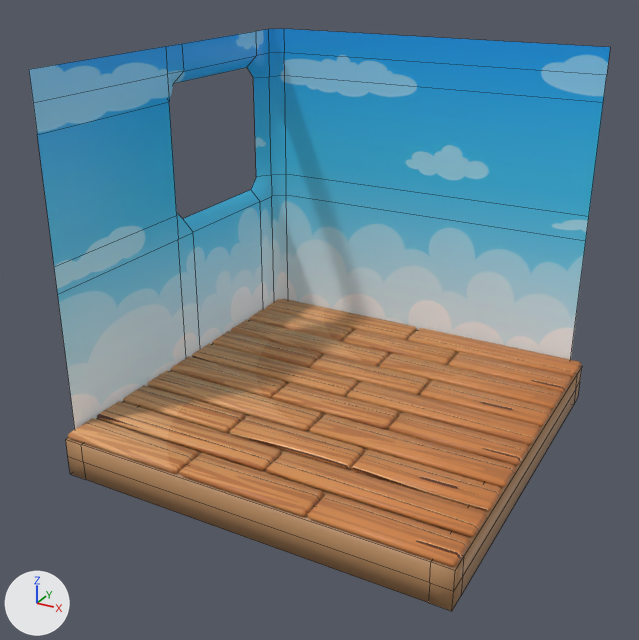
Two versions of the FBX model el_escape_de_cactus/Assets/FBX/Models/Scenes/habitacion.fbx, one commit apart.
Both versions are drawn from a 50 mm lens placed at (2.63, -5.11, 3.15), pointed at (-0.1, -0.14, 0.67). Every picture has the same lights, and +X, +Y and +Z are marked at lower left. Mesh edges are drawn as thin lines on the coarser meshes. Where no turn or scale is listed for an object, it has been applied to the vertices.

Script lines for the objects in view, before the commit:
```python
me_cube_001 = bpy.data.meshes.new('Cube.001')
me_cube_001.from_pydata(...)  # 44 vertices, 42 faces; spans x -1.42..1.42, y -1.42..1.42, z -0.14..0.14
me_cube_001.materials.append(mat_suelo)  # orange #b4875c
me_cube_002 = bpy.data.meshes.new('Cube.002')
me_cube_002.from_pydata(...)  # 400 vertices, 450 faces; spans x -1.42..1.42, y -1.42..1.42, z 0.14..0.19
me_cube_002.materials.append(mat_parquet)  # picture img_wood_jpg
me_cube_022 = bpy.data.meshes.new('Cube.022')
me_cube_022.from_pydata(...)  # 46 vertices, 29 faces; spans x -1.51..1.32, y -1.32..1.42, z 0.09..2.74
me_cube_022.materials.append(mat_pared)  # picture img_sky_tapiz_jpg
ob_pared_001 = bpy.data.objects.new('Pared.001', me_cube_022)
ob_pared_001.location = (-0.007, 0.068, -0.329)
ob_parquet = bpy.data.objects.new('Parquet', me_cube_002)
ob_parquet.location = (-0.007, 0.068, -0.187)
ob_piso = bpy.data.objects.new('Piso', me_cube_001)
ob_piso.location = (-0.007, 0.068, -0.187)
```
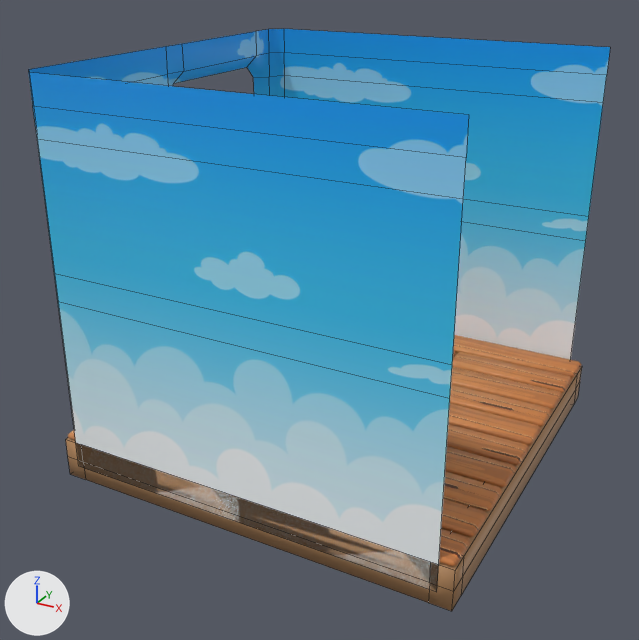
Where the newer file only moved an object's origin or applied its transform, the numbers keep the older frame.

Pixel boxes (x1, y1, x2, y2) of what changed, in the pictures (639 x 640 px):
'Pared.001', reshaped (41% taller)
    before: (29, 29, 610, 429)
    after: (29, 29, 610, 592)
part 1 of me_cube_022, added (cyan)
    after: (29, 73, 469, 592)
part 2 of me_cube_022, surface changed
    before: (29, 30, 609, 429)
    after: (29, 30, 609, 345)
'Parquet', unchanged, covered by the edit
    before: (68, 299, 582, 567)
    after: (68, 335, 582, 567)

Edits to the bpy script that builds the scene:
```text
Change me_cube_022:
    used by ob_pared_001; location = (-0.007, 0.068, -0.329)
    remove me_cube_022.from_pydata(...)  # 46 vertices, 29 faces; spans x -1.51..1.32, y -1.32..1.42, z 0.09..2.74
    add me_cube_022.from_pydata(...)  # 58 vertices, 39 faces; spans x -1.51..1.32, y -1.42..1.42, z 0.09..2.74
    me_cube_022 part 1
    6 new vertices lie (0.1, -0.1, 0.0) away from vertices in x -1.42, y -1.32, z 0.09..2.74
    6 new vertices lie (2.64, 0.0, 0.0) away from vertices in x -1.32, y -1.42, z 0.09..2.74
    10 new faces join them
    me_cube_022 part 2: 23 kept faces spanning x -1.51..1.32, y -1.32..1.42, z 0.09..2.74 get new texture (UV) coordinates
```
